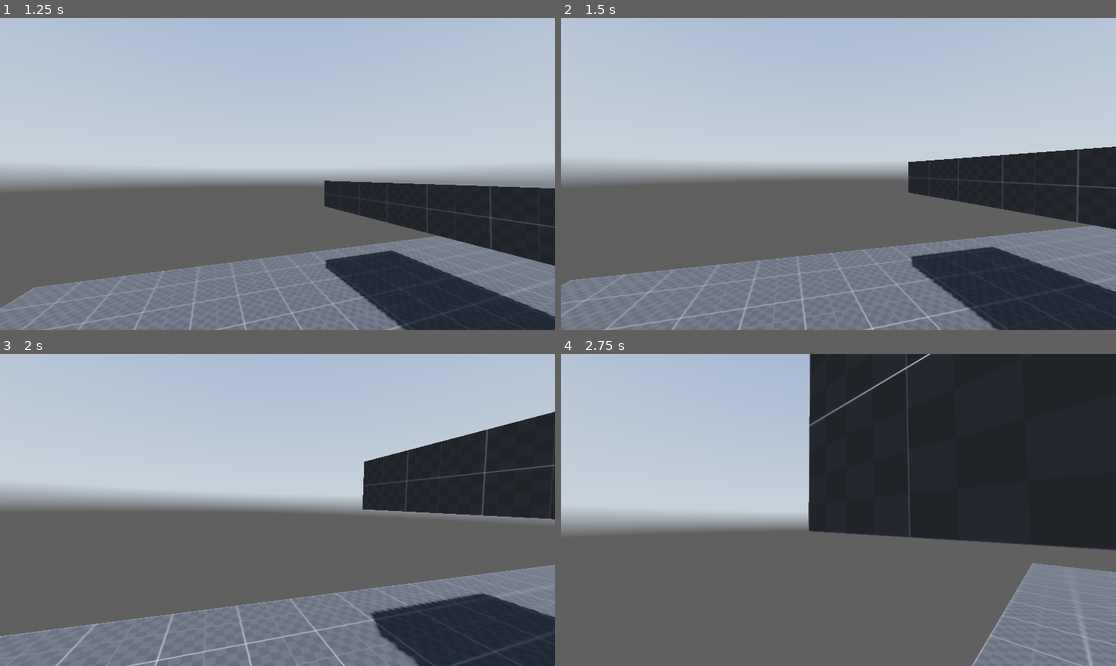
Above: before the commit, frames 1-4 (two rows, left to right).
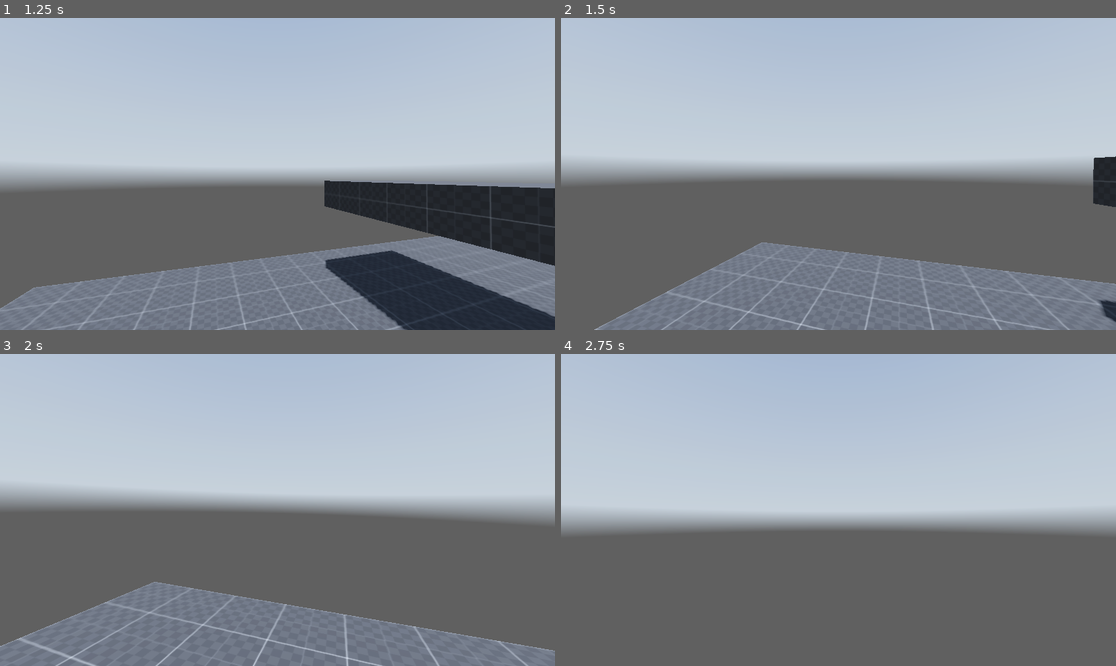
Above: after the commit, the same moments.

Repository: binary-soup/GMTK_2024
Game: Godot game, scene res://main.tscn
The game is run twice, just before and just after one commit, with the same random seed, the same clock (stepped at 60 frames per second) and the same inputs. A sky picture missing from this copy of the repository is replaced by a grey-blue gradient.
Inputs (mouse positions are in pixels of both pictures, inside the frame that each line leads up to):
- Up to frame 1 (1.25 s): move the mouse to (305, 174) at 0.52 s; hold W (forward) from 0.53 s (still down); hold Alt (free_look, bound only before the commit) from 0.53 s (still down); tap Space (jump) at 0.77 s
- Up to frame 2 (1.5 s): keep holding W (forward); move the mouse to (810, 174) at 1.27 s; release Alt (free_look, bound only before the commit) at 1.28 s; tap Ctrl (crouch) at 1.35 s
- Up to frame 3 (2 s): keep holding W (forward); tap Space (jump) at 1.52 s; tap Alt (free_look, bound only before the commit) at 1.55 s
- Up to frame 4 (2.75 s): keep holding W (forward); move the mouse to (849, 503) at 2.02 s; hold Alt (free_look, bound only before the commit) from 2.03 s (still down)

Frame 1 is identical in both runs. In frame 2, 21% of the frame differs, in the area x 0-100%, y 41-100%; in frame 3, 22%; in frame 4, 40%, in the area x 44-100%, y 0-100%.

Commit message:
remove free look

Diff:
--- a/project.godot
+++ b/project.godot
@@ -52,11 +52,6 @@
 "events": [Object(InputEventKey,"resource_local_to_scene":false,"resource_name":"","device":-1,"window_id":0,"alt_press …(195 unchanged characters)…
 ]
 }
-free_look={
-"deadzone": 0.5,
-"events": [Object(InputEventKey,"resource_local_to_scene":false,"resource_name":"","device":-1,"window_id":0,"alt_pressed":false,"shift_pressed":false,"ctrl_pressed":false,"meta_pressed":false,"pressed":false,"keycode":0,"physical_keycode":4194328,"key_label":0,"unicode":0,"location":0,"echo":false,"script":null)
-]
-}
 pause={
 "deadzone": 0.5,
 "events": [Object(InputEventKey,"resource_local_to_scene":false,"resource_name":"","device":-1,"window_id":0,"alt_press …(195 unchanged characters)…
--- a/scenes/player.gd
+++ b/scenes/player.gd
@@ -11,11 +11,8 @@
 @onready var eyes_anim: AnimationPlayer = $Neck/Head/Eyes/AnimationPlayer
 @onready var slide_timer: Timer = $SlideTimer
 
-
 # look constants
 @export var MOUSE_SENS := 0.005
-@export var FREE_LOOK_LERP := 10.0
-@export var FREE_LOOK_TILT := PI/64
 
 # movement constants and vars
 @export var FLOOR_ACCELERATION := 0.5
@@ -58,7 +55,6 @@
 	WALK, SPRINT, CROUCH, SLIDE
 }
 var move_state := MOVE_STATE.WALK
-var free_looking := false
 
 
 func _input(event: InputEvent) -> void:
@@ -67,9 +63,9 @@
 
 
 func _handle_look(relative : Vector2) -> void:
-	if free_looking:
+	if move_state == MOVE_STATE.SLIDE:
 		neck.rotate_y(-relative.x * MOUSE_SENS)
-		neck.rotation.y = clamp(neck.rotation.y, -2*PI/3, 2*PI/3)
+		neck.rotation.y = clamp(neck.rotation.y, -PI/2, PI/2)
 	else:
 		rotate_y(-relative.x * MOUSE_SENS)
 
@@ -81,7 +77,7 @@
 	_handle_move_state()
 
 	_handle_head_bob(delta)
-	_handle_free_looking(delta)
+	_handle_slide_looking(delta)
 	_handle_crouching_height(delta)
 
 	_handle_xz_movement()
@@ -137,17 +133,12 @@
 	eyes.position.x = lerp(eyes.position.x, head_bob_vec.x * head_bob_curr_intensity, delta * HEAD_BOB_LERP)
 
 
-func _handle_free_looking(delta: float) -> void:
-	if Input.is_action_pressed("free_look") or move_state == MOVE_STATE.SLIDE:
-		free_looking = true
-		if move_state == MOVE_STATE.SLIDE:
-			eyes.rotation.z = lerp(eyes.rotation.z, -SLIDE_TILT, delta * SLIDE_TILT_LERP)
-		else:
-			eyes.rotation.z = -neck.rotation.y * FREE_LOOK_TILT
-	else:
-		free_looking = false
-		neck.rotation.y = lerp(neck.rotation.y, 0.0, delta * FREE_LOOK_LERP)
-		eyes.rotation.z = lerp(eyes.rotation.z, 0.0, delta * FREE_LOOK_LERP)
+func _handle_slide_looking(delta: float) -> void:
+	if move_state == MOVE_STATE.SLIDE:
+		eyes.rotation.z = lerp(eyes.rotation.z, -SLIDE_TILT, delta * SLIDE_TILT_LERP)
+	else:
+		neck.rotation.y = lerp(neck.rotation.y, 0.0, delta * SLIDE_TILT_LERP)
+		eyes.rotation.z = lerp(eyes.rotation.z, 0.0, delta * SLIDE_TILT_LERP)
 
 
 func _start_slide() -> void:
--- a/scenes/player.tscn
+++ b/scenes/player.tscn
@@ -6,6 +6,21 @@
 
 [sub_resource type="CapsuleShape3D" id="CapsuleShape3D_x6s4p"]
 height = 1.2
+
+[sub_resource type="Animation" id="Animation_awv1v"]
+length = 0.001
+tracks/0/type = "value"
+tracks/0/imported = false
+tracks/0/enabled = true
+tracks/0/path = NodePath("Neck/Head/Eyes:rotation")
+tracks/0/interp = 1
+tracks/0/loop_wrap = true
+tracks/0/keys = {
+"times": PackedFloat32Array(0),
+"transitions": PackedFloat32Array(1),
+"update": 0,
+"values": [Vector3(0, 0, 0)]
+}
 
 [sub_resource type="Animation" id="Animation_vngqw"]
 resource_name = "jump"
@@ -21,21 +36,6 @@
 "transitions": PackedFloat32Array(1, 1, 1),
 "update": 0,
 "values": [Vector3(0, 0, 0), Vector3(-0.0349066, 0, -0.0174533), Vector3(0, 0, 0)]
-}
-
-[sub_resource type="Animation" id="Animation_awv1v"]
-length = 0.001
-tracks/0/type = "value"
-tracks/0/imported = false
-tracks/0/enabled = true
-tracks/0/path = NodePath("Neck/Head/Eyes:rotation")
-tracks/0/interp = 1
-tracks/0/loop_wrap = true
-tracks/0/keys = {
-"times": PackedFloat32Array(0),
-"transitions": PackedFloat32Array(1),
-"update": 0,
-"values": [Vector3(0, 0, 0)]
 }
 
 [sub_resource type="Animation" id="Animation_wv1hq"]
